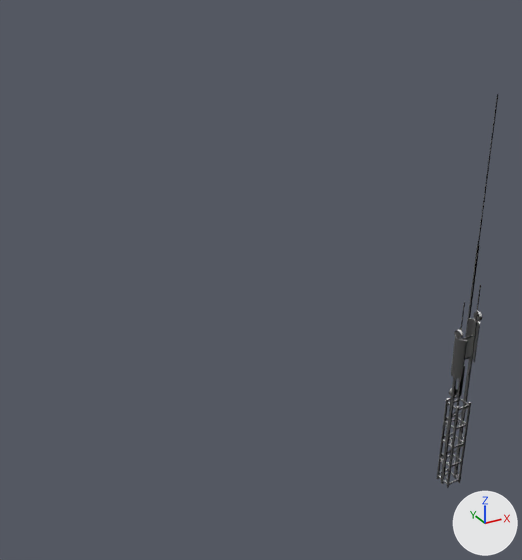
The glTF model assets/scene/merged-meshes/0_0_0_M_TrimSheetMaster.gltf as it was, and as the next commit left it.
One viewpoint serves both versions: a 50 mm lens placed at (-35.0, -50.2, 44.2), pointed at (-1.5, 10.8, 13.8). Lighting does not change. The marker at lower right points along +X, +Y and +Z. Vertices at the same position are counted once.

Before the edit, the objects in view are built like this:
```python
me_0_0_0_m_trimsheetmaster = bpy.data.meshes.new('0_0_0_M_TrimSheetMaster')
me_0_0_0_m_trimsheetmaster.from_pydata(...)  # 730 vertices, 1098 faces; spans x 11.4..13.9, y -6.0..-4.0, z -6.5..33.9
ob_mesh = bpy.data.objects.new('Mesh', me_0_0_0_m_trimsheetmaster)
ob_mesh.location = (0.0, 0.0, 0.0)
```
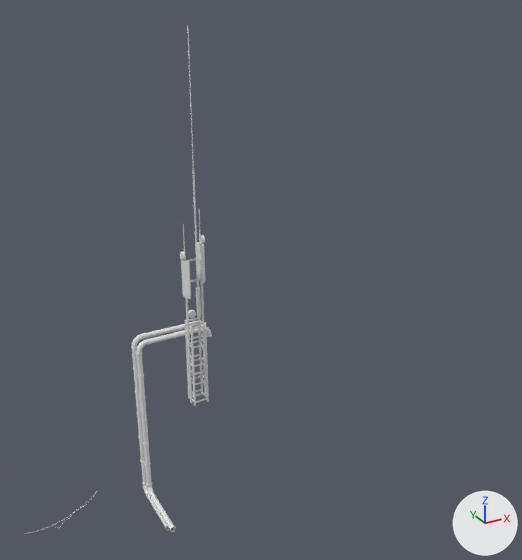
What differs and where, as boxes [x1, y1, x2, y2] in the pictures (522 x 560 px; the box of a moved part takes in the faces that stretch with it):
```json
{"object": "Mesh", "change": "reshaped", "before": [437, 94, 498, 488], "after": [25, 25, 212, 534], "on screen": "203% wider, 29% taller"}
{"part": 1, "of": "me_0_0_0_m_trimsheetmaster", "change": "moved or reshaped", "before": [454, 330, 463, 339], "after": [180, 251, 186, 260]}
{"part": 2, "of": "me_0_0_0_m_trimsheetmaster", "change": "moved or reshaped", "before": [473, 311, 482, 321], "after": [201, 235, 205, 244]}
{"part": 3, "of": "me_0_0_0_m_trimsheetmaster", "change": "moved or reshaped", "before": [449, 388, 457, 396], "after": [188, 310, 196, 318]}
{"part": 4, "of": "me_0_0_0_m_trimsheetmaster", "change": "deleted", "before": [437, 94, 498, 488], "on screen": "black"}
{"part": 5, "of": "me_0_0_0_m_trimsheetmaster", "change": "added", "after": [25, 321, 212, 534]}
{"part": 6, "of": "me_0_0_0_m_trimsheetmaster", "change": "added", "after": [181, 25, 209, 406]}
```

Edits to the scene script, one JSON object a line:
```json
{"block": "me_0_0_0_m_trimsheetmaster", "where": "# used by ob_mesh; location = (0.0, 0.0, 0.0)"}
{"op": "remove", "block": "me_0_0_0_m_trimsheetmaster", "code": "me_0_0_0_m_trimsheetmaster.from_pydata(...)  # 730 vertices, 1098 faces; spans x 11.4..13.9, y -6.0..-4.0, z -6.5..33.9"}
{"op": "add", "block": "me_0_0_0_m_trimsheetmaster", "code": "me_0_0_0_m_trimsheetmaster.from_pydata(...)  # 5966 vertices, 10598 faces; spans x -27.4..-0.6, y 14.0..27.7, z -22.5..38.9"}
{"block": "me_0_0_0_m_trimsheetmaster", "change": "me_0_0_0_m_trimsheetmaster part 1: the loose piece of 78 vertices spanning x 11.4..11.7, y -5.6..-4.7, z 11.0..11.9 is moved by (-20.0, 20.0, 5.0)"}
{"block": "me_0_0_0_m_trimsheetmaster", "change": "me_0_0_0_m_trimsheetmaster part 2: the loose piece of 78 vertices spanning x 13.6..13.9, y -5.6..-4.7, z 12.4..13.3 is moved by (-20.0, 20.0, 5.0)"}
{"block": "me_0_0_0_m_trimsheetmaster", "change": "me_0_0_0_m_trimsheetmaster part 3: the loose piece of 78 vertices spanning x 12.2..13.1, y -4.4..-4.0, z 3.6..4.5 is moved by (-20.0, 20.0, 5.0)"}
{"block": "me_0_0_0_m_trimsheetmaster", "change": "me_0_0_0_m_trimsheetmaster part 4: 33 loose pieces with 352 vertices, spanning x 11.4..13.9, y -6.0..-4.2, z -6.5..33.9, are deleted"}
{"block": "me_0_0_0_m_trimsheetmaster", "change": "me_0_0_0_m_trimsheetmaster part 5: 5236 vertices added at x -27.4..-0.6, y 17.3..27.7, z -22.5..1.8"}
{"block": "me_0_0_0_m_trimsheetmaster", "change": "me_0_0_0_m_trimsheetmaster part 6: 344 vertices added at x -8.6..-6.1, y 14.0..15.8, z -1.5..38.9"}
```
